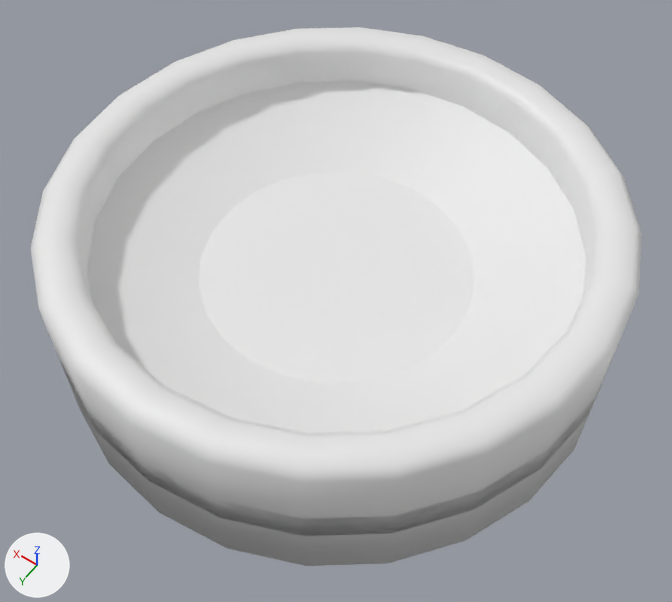
Two versions of the Blender file public/token.blend, one commit apart.
The view is the same before and after, from a camera (50 mm lens) standing at (-0.624, 0.875, 1.266) and looking at (-0.039, 0.056, -0.021). Lighting does not change. The marker at lower left points along +X, +Y and +Z. The older version comes first.

Names of what the first picture shows: '1-frame', '3-picture', '7-fat-frame', '8-fat-bottom'.
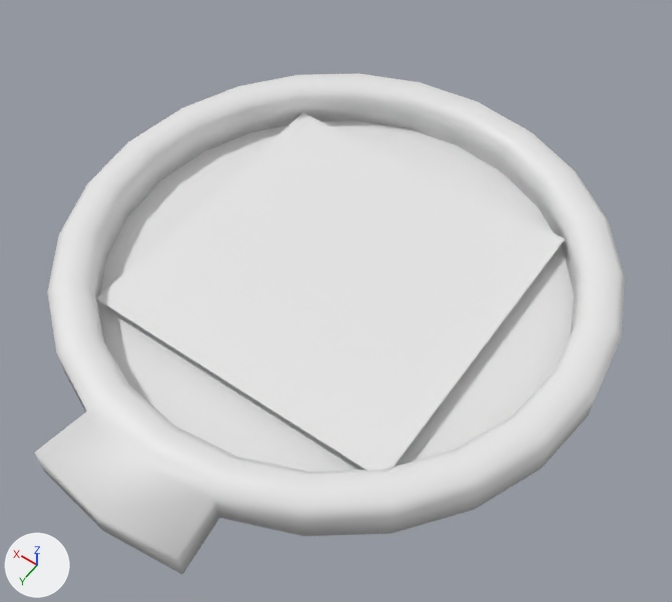
Location of each change, [x1, y1, x2, y2] in pixels of the pictures (672 x 602 px):
'7-fat-frame', hidden
    before: [30, 27, 642, 566]
'1-frame', reshaped (mostly hidden before)
    before: [57, 343, 619, 536]
    after: [34, 73, 625, 575]
'8-fat-bottom', hidden
    before: [87, 81, 586, 433]
part 1 of me_circle, built on
    before: [88, 411, 220, 518]
    after: [34, 411, 220, 575]
part 2 of me_circle_002, cut back
    before: [199, 172, 475, 383]
    after: [96, 113, 565, 470]
'2-bottom', unchanged, uncovered by the edit
    after: [99, 121, 574, 472]

Patch to the scene script:
```diff
--- a/public/token.blend.py
+++ b/public/token.blend.py
@@ me_circle @@
 # used by ob_1_frame; location = (0.0, 0.0, 0.0)
-me_circle.from_pydata(...)  # 144 vertices, 144 faces; spans x -0.5..0.5, y -0.5..0.5, z -0.038..0.037
+me_circle.from_pydata(...)  # 150 vertices, 150 faces; spans x -0.5..0.5, y -0.5..0.6, z -0.038..0.037
+# me_circle part 1
+# 2 faces are deleted
+# 6 vertices are added at (-0.142, 0.582, -0.038), (0.0, 0.6, -0.038), (0.142, 0.582, -0.038), (0.0, 0.6, 0.022), (-0.142, 0.582, 0.022), (0.142, 0.582, 0.022)
+# 8 new faces join them
@@ me_circle_002 @@
 # used by ob_3_picture; location = (0.0, 0.0, 0.0)
-me_circle_002.from_pydata(...)  # 25 vertices, 24 faces; spans x -0.425..0.425, y -0.425..0.425, z -0.013
+me_circle_002.from_pydata(...)  # 4 vertices, 1 face; spans x -0.301..0.301, y -0.301..0.301, z -0.013
+# me_circle_002 part 2
+# 21 vertices are removed from x -0.425..0.425, y -0.425..0.425, z -0.013
+# 24 faces are deleted
+# 1 new face joins them
+# me_circle_002 part 3: the surface is now shaded flat
@@ ob_7_fat_frame @@
 ob_7_fat_frame.location = (0.0, 0.0, 0.0)
+ob_7_fat_frame.hide_set(True)
@@ ob_8_fat_bottom @@
 ob_8_fat_bottom.location = (0.0, 0.0, 0.0)
+ob_8_fat_bottom.hide_set(True)
```
